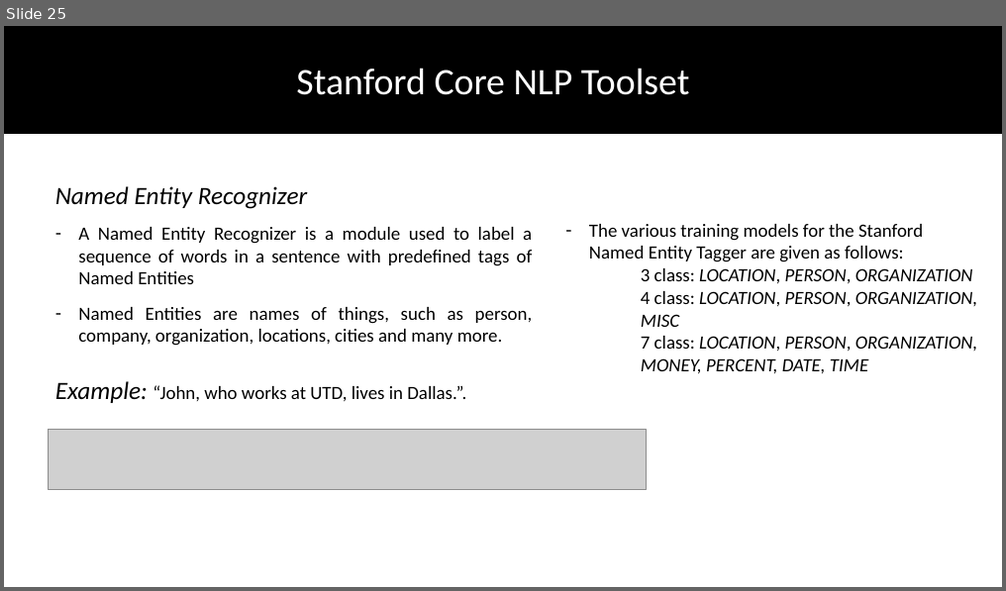
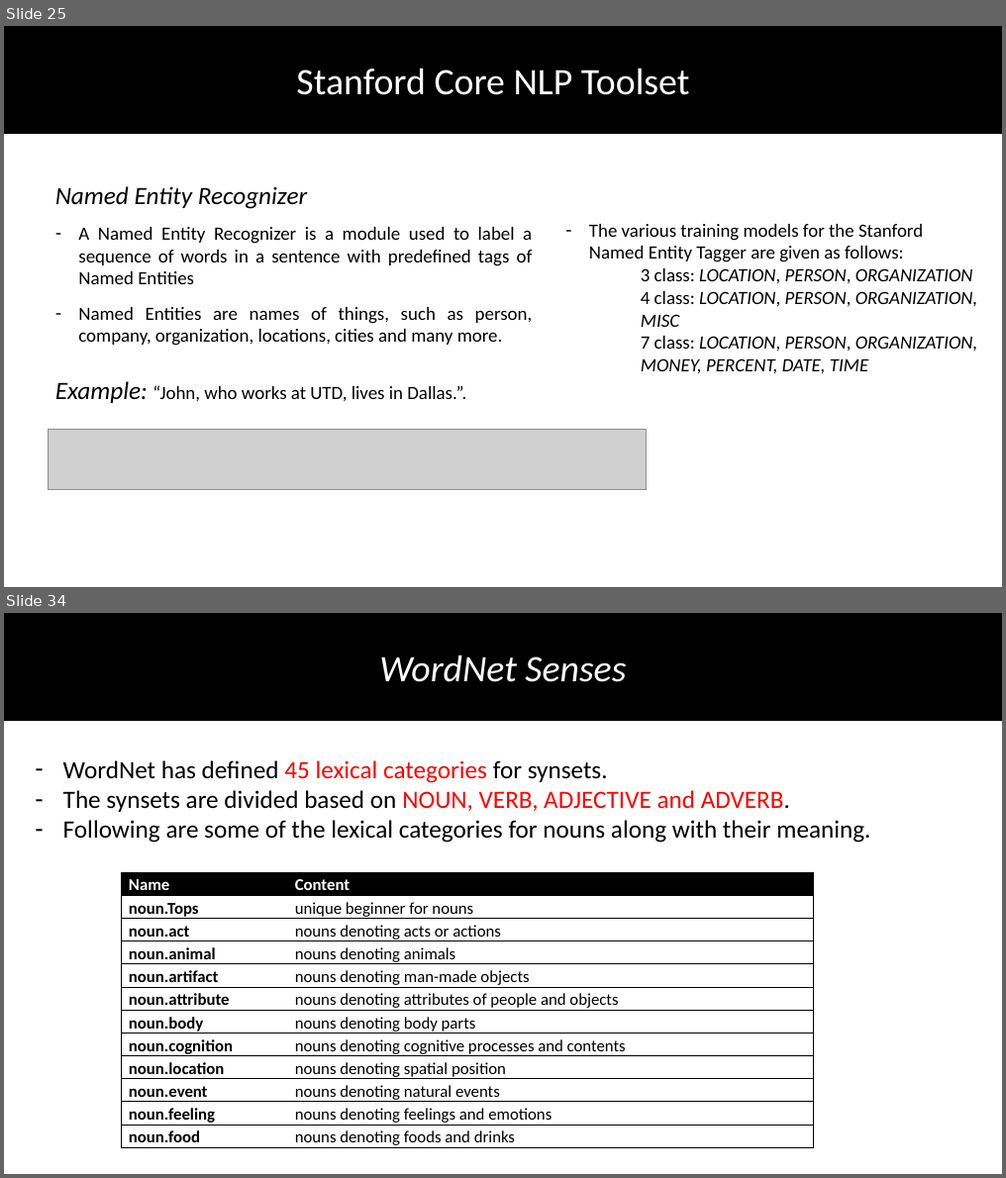
Before and after one commit to DhruvaPendharkar/thesis-project, a slide deck: Notes/ThesisPresentation.pptx. Shown one above the other, each under a label of ours: slide 25 before the commit, slides 25 and 34 after it; the slides between them are not shown. The pictures are 1006x591 and 1006x1178 pixels, drawn with LibreOffice and Linux fonts; fonts in the diff are those of the drawing; grey boxes stand for pictures. Boxes give left, top, right and bottom in pixels: in the first picture for what was removed or moved away, otherwise in the second. Text is boxed around its words. In the diff, an @@ line names an element or a change of style, - is before the commit and + after.

```diff
--- a/Notes/ThesisPresentation.pptx
+++ b/Notes/ThesisPresentation.pptx
@@ slide 34 added at [4, 613, 1002, 1174], background #FFFFFF @@
@@ rectangle added at [4, 613, 1002, 720], fill #000000, outline #000000 1 pt @@
@@ text added at [379, 655, 626, 682], 36 pt, text #FFFFFF, italic @@
+WordNet Senses
@@ text added at [63, 761, 870, 843], 24 pt, text #000000 @@
+– WordNet has defined 45 lexical categories for synsets.
+– The synsets are divided based on NOUN, VERB, ADJECTIVE and ADVERB.
+– Following are some of the lexical categories for nouns along with their meaning.
@@ table added at [122, 872, 814, 1150], 12 rows, 2 columns @@
+Name | Content
+noun.Tops | unique beginner for nouns
+noun.act | nouns denoting acts or actions
+noun.animal | nouns denoting animals
+noun.artifact | nouns denoting man-made objects
+noun.attribute | nouns denoting attributes of people and objects
+noun.body | nouns denoting body parts
+noun.cognition | nouns denoting cognitive processes and contents
+noun.location | nouns denoting spatial position
+noun.event | nouns denoting natural events
+noun.feeling | nouns denoting feelings and emotions
+noun.food | nouns denoting foods and drinks
```
Also in this commit, not shown: 11 other slides added, 3 slides removed.
